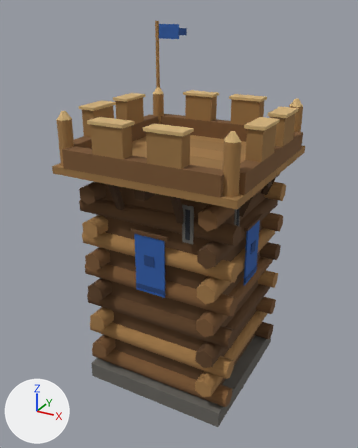
Renders of the glTF model ArcEngine/3D-models/3D-models-defense/timber-tower.glb from each side of a commit.
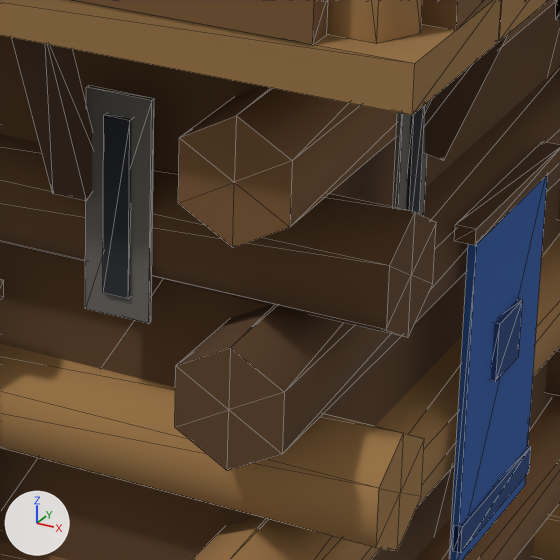
Old and new are each drawn whole from a camera (50 mm lens) standing at (6.29, -11.91, 10.81) and looking at (-0.16, -0.19, 4.95) and again close up on the part from 47% to 73% of the width and 42% to 63% of the height. Arrows for +X, +Y and +Z are at lower left; the lights stay in place. The older version's two pictures come first. The close-ups show mesh edges as thin lines. Vertices at exactly the same position are counted once.

Objects in the first close-up: 'timber-tower'.
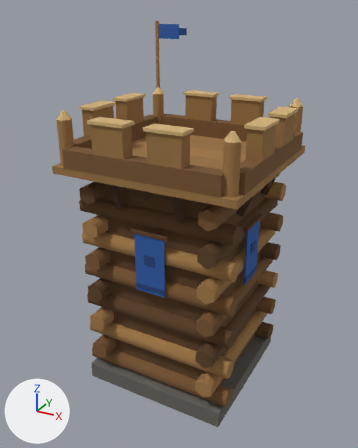
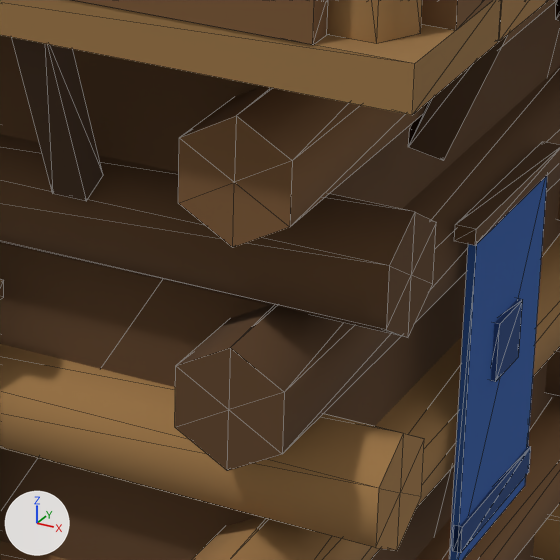
What differs and where, as boxes [x1, y1, x2, y2] in the close-ups (560 x 560 px):
part 1 of me_timber_tower, deleted: before [85, 86, 429, 324]

The change in detail:
me_timber_tower is used by ob_timber_tower; location (0.0, 0.0, 0.0).
me_timber_tower had 948 vertices, 1548 faces and spanned x -2.65..2.65, y -2.65..2.7, z 0.0..10.4.
me_timber_tower now has 884 vertices, 1452 faces and spans x -2.65..2.65, y -2.65..2.7, z 0.0..10.4.
me_timber_tower part 1: 8 loose pieces with 64 vertices, spanning x -2.04..2.04, y -2.04..2.04, z 5.4..6.4, are deleted.
